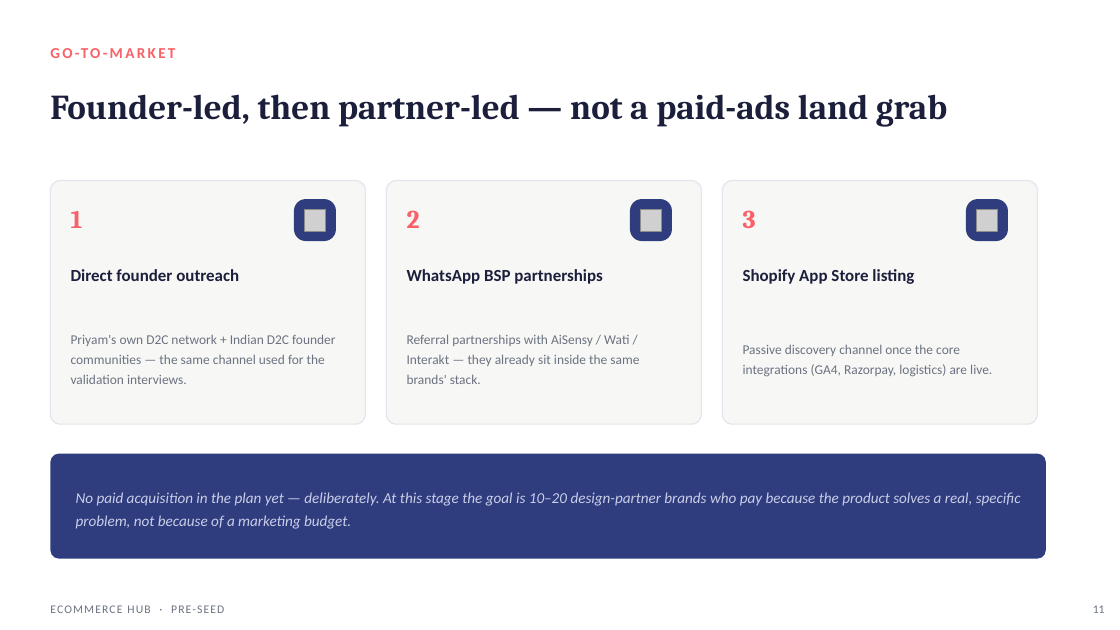
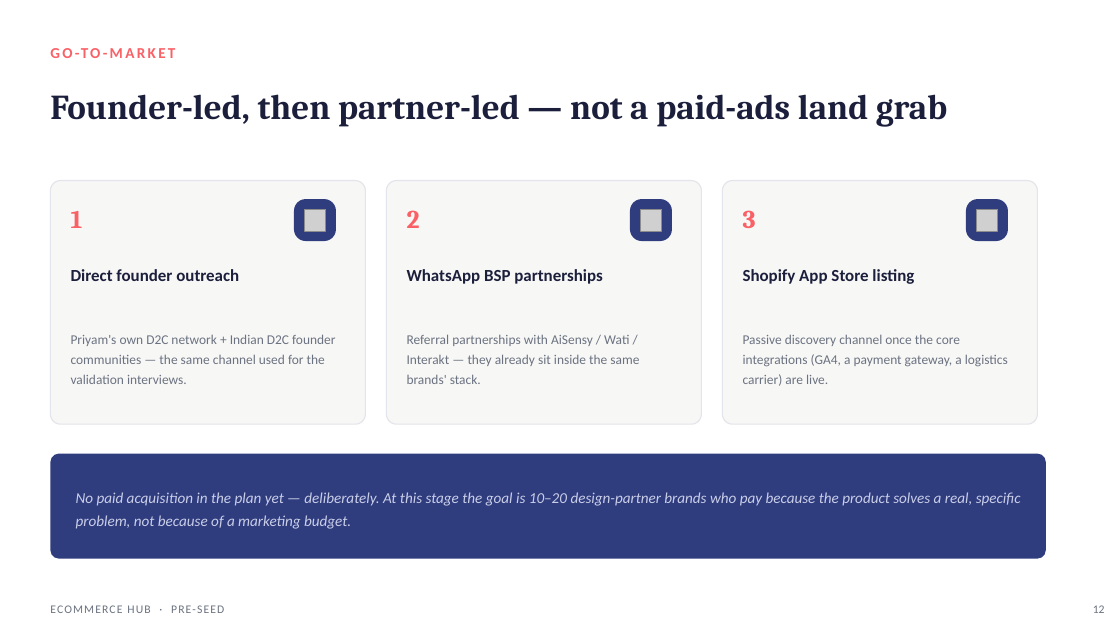
Before and after one commit to rupaparapriyam/priyam-ka-patora, a slide deck: slide 12 of A priyam ka patora/Startup Ideas/03 - Ecommerce Hub/Ecommerce_Hub_PreSeed_Deck.pptx (slide 11 before the commit). Drawn at 1120x630 pixels with LibreOffice and Linux fonts; fonts in the diff are those of the drawing; grey boxes stand for pictures. Boxes give left, top, right and bottom in pixels: in the first picture for what was removed or moved away, otherwise in the second. Text is boxed around its words. In the diff, an @@ line names an element or a change of style, - is before the commit and + after.

```diff
--- a/A priyam ka patora/Startup Ideas/03 - Ecommerce Hub/Ecommerce_Hub_PreSeed_Deck.pptx
+++ b/A priyam ka patora/Startup Ideas/03 - Ecommerce Hub/Ecommerce_Hub_PreSeed_Deck.pptx
@@ text at [743,335,1008,386]: text changed @@
-Passive discovery channel once the core integrations (GA4, Razorpay, logistics) are live.
+Passive discovery channel once the core integrations (GA4, a payment gateway, a logistics carrier) are live.
@@ text at [1093,605,1105,613]: text changed @@
-11
+12
```
Also in this commit, not shown: 15 other slides changed, 1 slide added, 2 other files.
